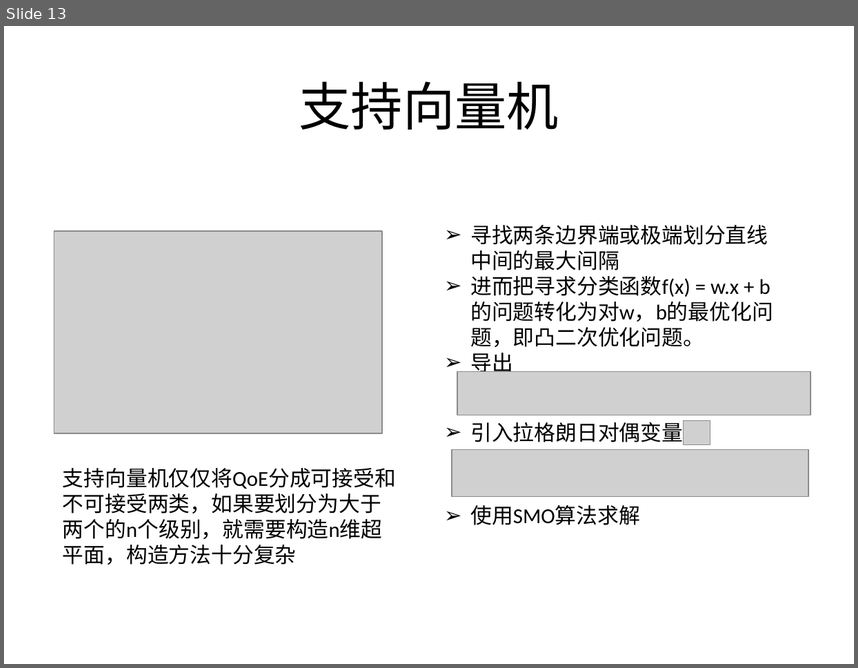
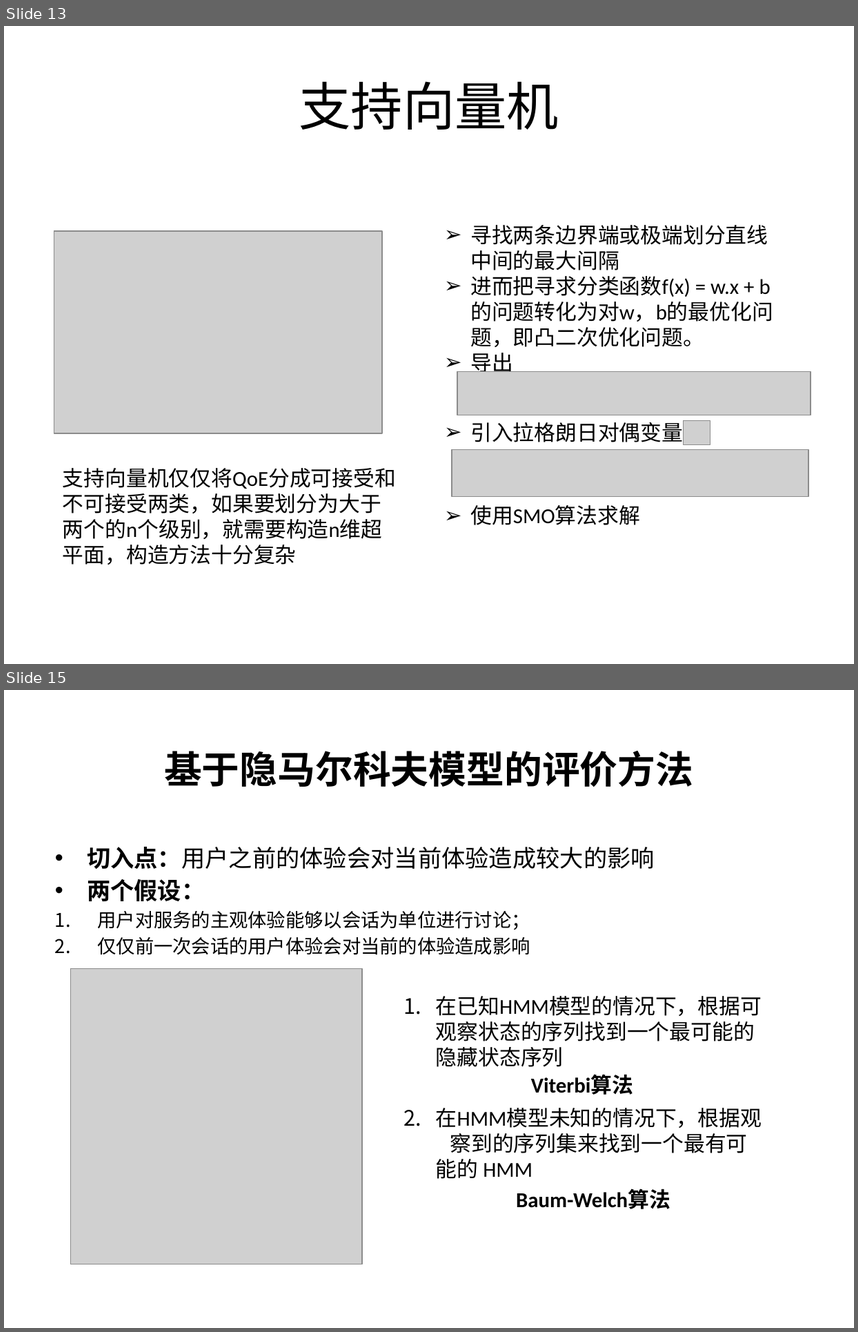
Before and after one commit to ping910714/MyReportsWeek, a slide deck: 2016-3-8-谢平家.pptx. Shown one above the other, each under a label of ours: slide 13 before the commit, slides 13 and 15 after it; the slides between them are not shown. The pictures are 858x668 and 858x1332 pixels, drawn with LibreOffice and Linux fonts; fonts in the diff are those of the drawing; grey boxes stand for pictures. Boxes give left, top, right and bottom in pixels: in the first picture for what was removed or moved away, otherwise in the second. Text is boxed around its words. In the diff, an @@ line names an element or a change of style, - is before the commit and + after.

Commit message:
添加隐马尔可夫模型调研

```diff
--- a/2016-3-8-谢平家.pptx
+++ b/2016-3-8-谢平家.pptx
@@ slide 15 added at <box>4,690,854,1328</box>, background #FFFFFF @@
@@ title added at <box>164,751,693,787</box>, 32 pt, text #000000, bold @@
+基于隐马尔科夫模型的评价方法
@@ text added at <box>87,847,655,955</box>, 16 pt, text #000000 @@
+• 切入点：用户之前的体验会对当前体验造成较大的影响
+• 两个假设：
+1. 用户对服务的主观体验能够以会话为单位进行讨论；
+2. 仅仅前一次会话的用户体验会对当前的体验造成影响
@@ picture added at <box>70,969,362,1264</box> @@
@@ text added at <box>436,996,762,1179</box>, 18 pt, text #000000 @@
+1. 在已知HMM模型的情况下，根据可观察状态的序列找到一个最可能的隐藏状态序列
+2. 在HMM模型未知的情况下，根据观 察到的序列集来找到一个最有可能的 HMM
@@ text added at <box>531,1074,633,1094</box>, 18 pt, text #000000, bold @@
+Viterbi算法
@@ text added at <box>516,1190,671,1209</box>, 18 pt, text #000000, bold @@
+Baum-Welch算法
```
Also in this commit, not shown: 1 other slide added.
